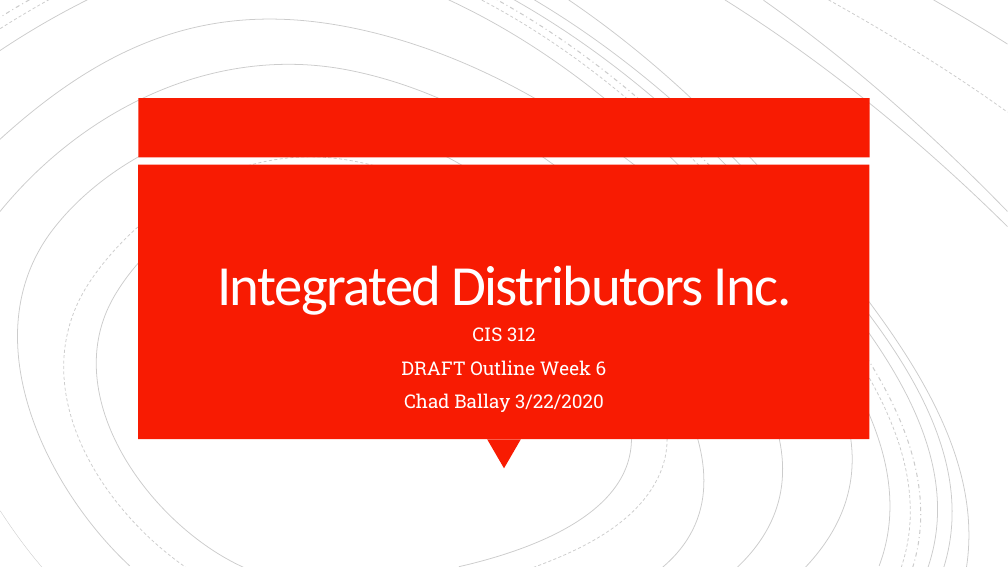
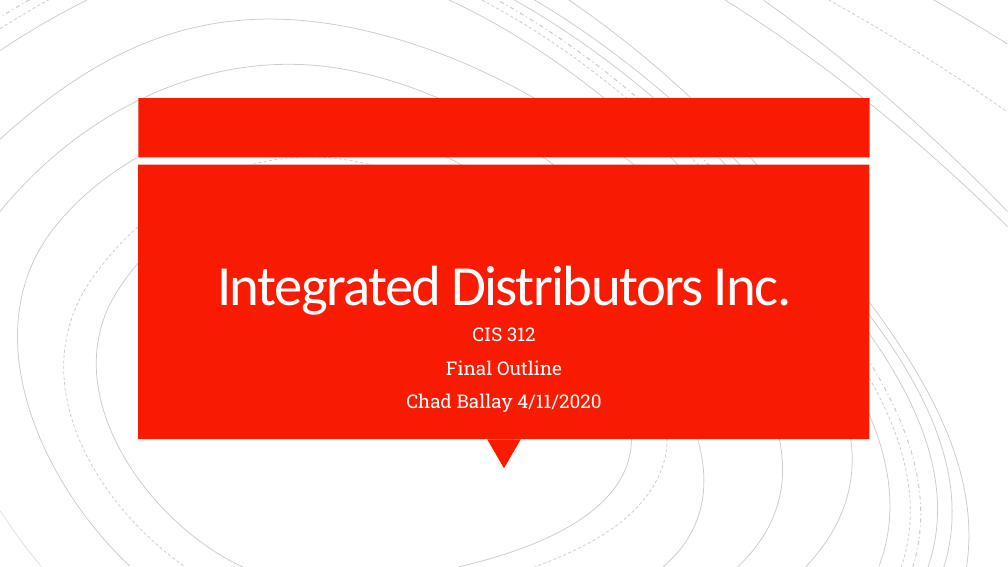
Before and after one commit to Chad-Ballay/Cybersecurity-work-class, a slide deck: slide 1 of classes/CIS312/project/outline_final.pptx. Drawn at 1008x567 pixels with LibreOffice and Linux fonts; fonts in the diff are those of the drawing. Boxes give left, top, right and bottom in pixels: in the first picture for what was removed or moved away, otherwise in the second. Text is boxed around its words. In the diff, an @@ line names an element or a change of style, - is before the commit and + after.

```diff
--- a/classes/CIS312/project/outline_final.pptx
+++ b/classes/CIS312/project/outline_final.pptx
@@ subtitle at (x1=406, y1=360, x2=601, y2=412): text changed @@
-DRAFT Outline Week 6
-Chad Ballay 3/22/2020
+Final Outline
+Chad Ballay 4/11/2020
```
Also in this commit, not shown: 6 other slides changed, 3 slides added, 1 other file.
